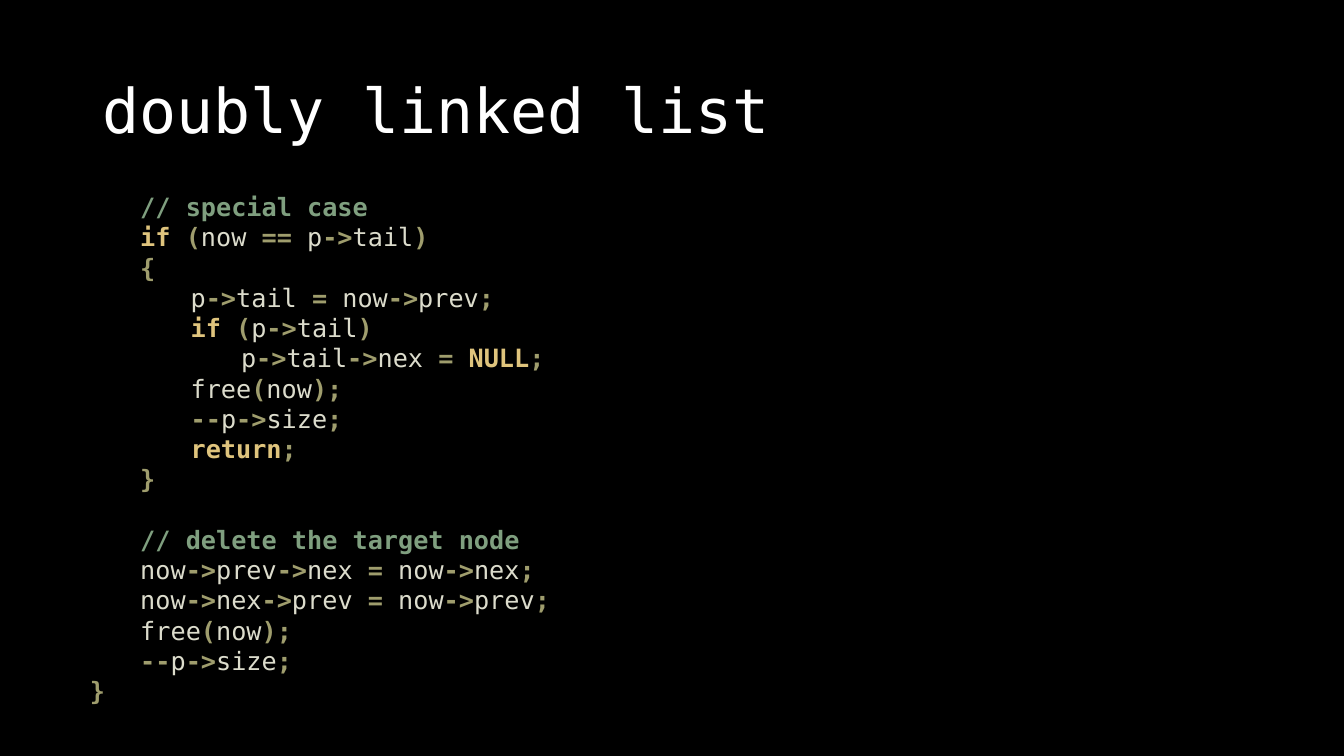
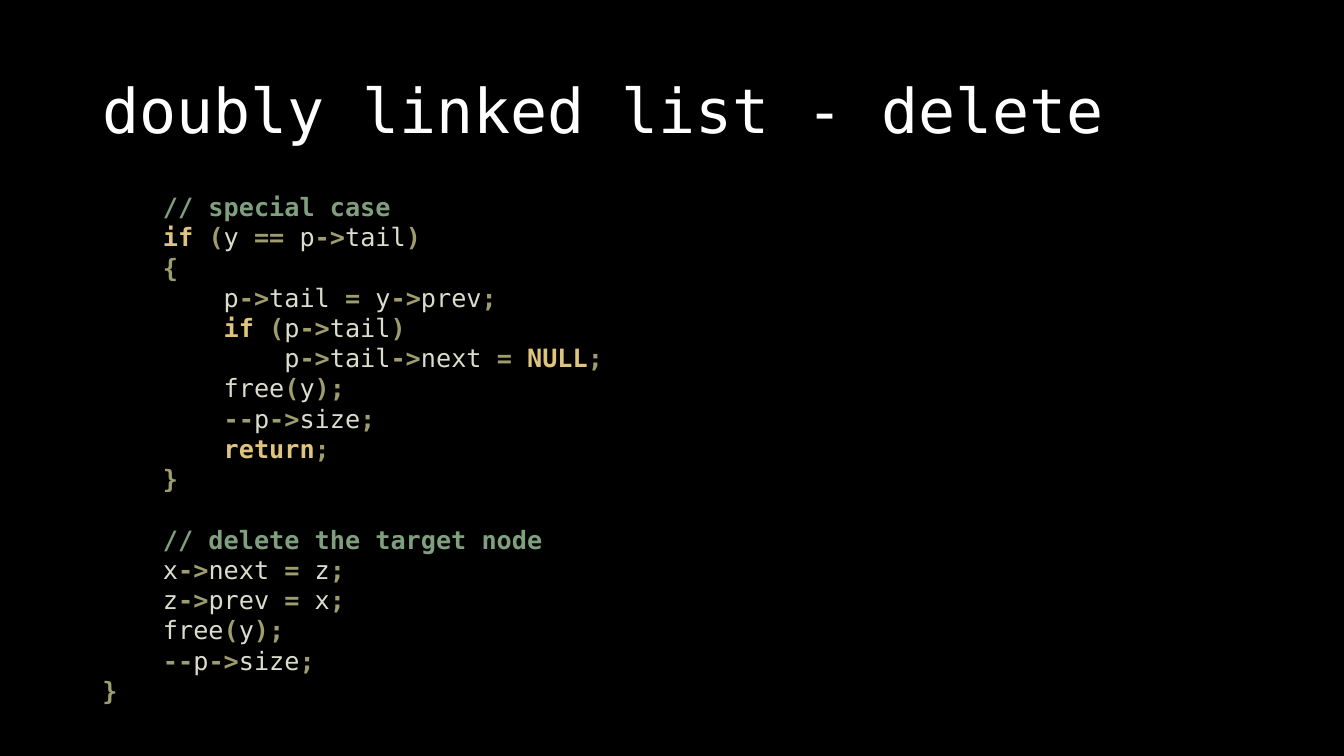
Before and after one commit to OEmiliatanO/those_c_prog_didnt_teach, a slide deck: slide 39 of Ch3/Ch3-data structure.pptx (slide 18 before the commit). Drawn at 1344x756 pixels with LibreOffice and Linux fonts; fonts in the diff are those of the drawing. Boxes give left, top, right and bottom in pixels: in the first picture for what was removed or moved away, otherwise in the second. Text is boxed around its words. In the diff, an @@ line names an element or a change of style, - is before the commit and + after.

```diff
--- a/Ch3/Ch3-data structure.pptx
+++ b/Ch3/Ch3-data structure.pptx
@@ title at (x1=102, y1=86, x2=1103, y2=146): text changed @@
-doubly linked list
+doubly linked list - delete
@@ text "// special case" moved from (x1=140, y1=195, x2=550, y2=676) to (x1=163, y1=195, x2=603, y2=676) @@
@@ text at (x1=163, y1=225, x2=421, y2=252): text changed; text colour #DCDCCC to #9F9D6D @@
-if (now == p->tail)
+if (y == p->tail)
@@ text at (x1=224, y1=287, x2=496, y2=313): text changed @@
-p->tail = now->prev;
+p->tail = y->prev;
@@ text at (x1=224, y1=347, x2=603, y2=403): text changed @@
-p->tail->nex = NULL;
-free(now);
+p->tail->next = NULL;
+free(y);
@@ text at (x1=163, y1=561, x2=345, y2=645): text changed @@
-now->prev->nex = now->nex;
-now->nex->prev = now->prev;
-free(now);
+x->next = z;
+z->prev = x;
+free(y);
```
Also in this commit, not shown: 34 other slides changed, 87 slides added, 2 slides removed, 3 other files.
